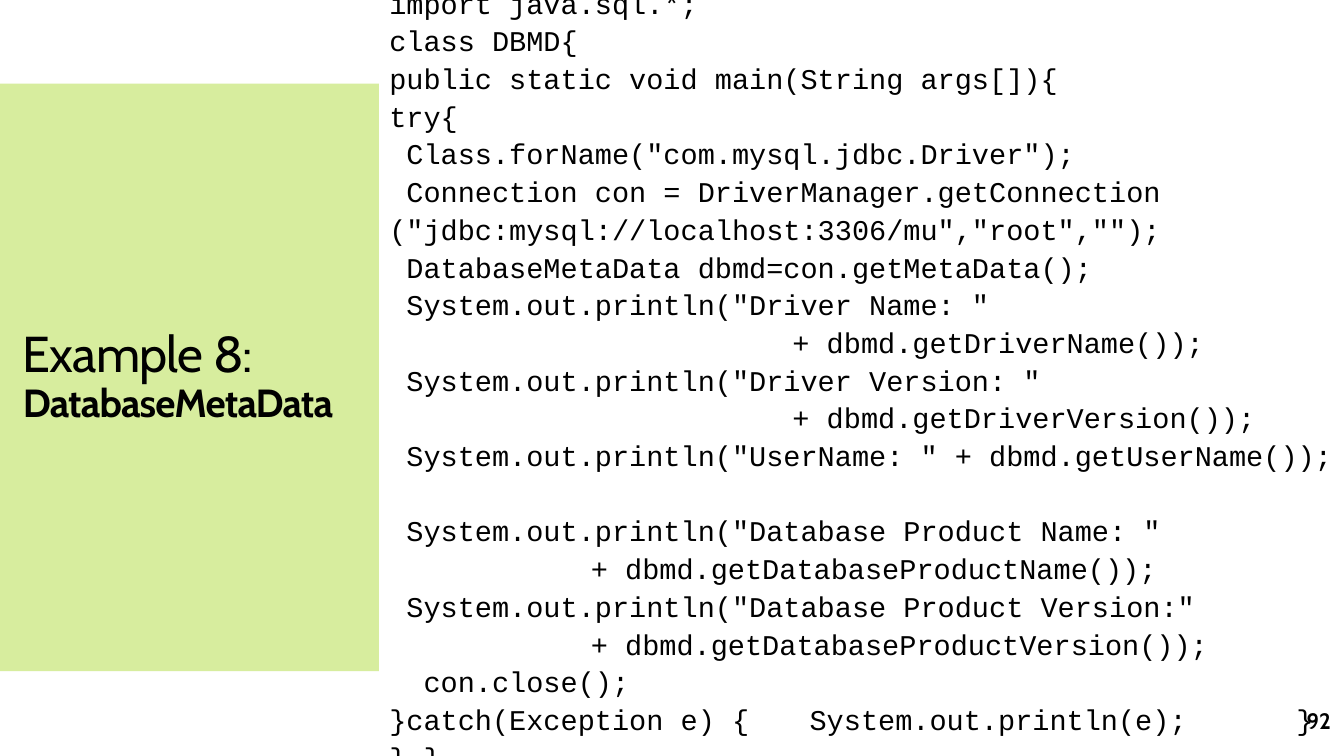
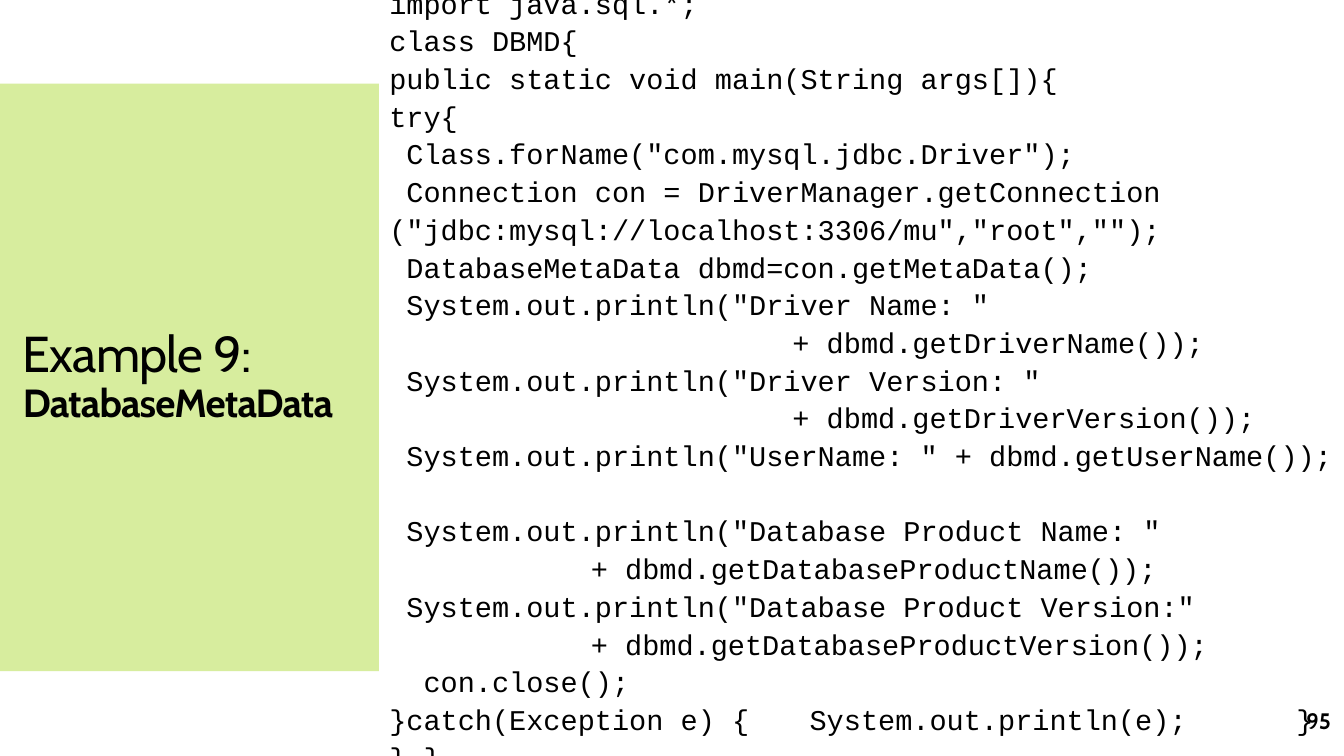
Before and after one commit to jrambasana/AJP2022-code, a slide deck: slide 95 of AJP Slides/AJP - Unit 2 - JDBC.pptx (slide 92 before the commit). Drawn at 1344x756 pixels with LibreOffice and Linux fonts; fonts in the diff are those of the drawing. Boxes give left, top, right and bottom in pixels: in the first picture for what was removed or moved away, otherwise in the second. Text is boxed around its words. In the diff, an @@ line names an element or a change of style, - is before the commit and + after.

```diff
--- a/AJP Slides/AJP - Unit 2 - JDBC.pptx
+++ b/AJP Slides/AJP - Unit 2 - JDBC.pptx
@@ title at [23,334,333,418]: text changed @@
-Example 8:
-DatabaseMetaData
+Example 9:
+DatabaseMetaData
@@ page number at [1306,712,1331,733]: text changed @@
-92
+95
```
Also in this commit, not shown: 7 other slides changed.
